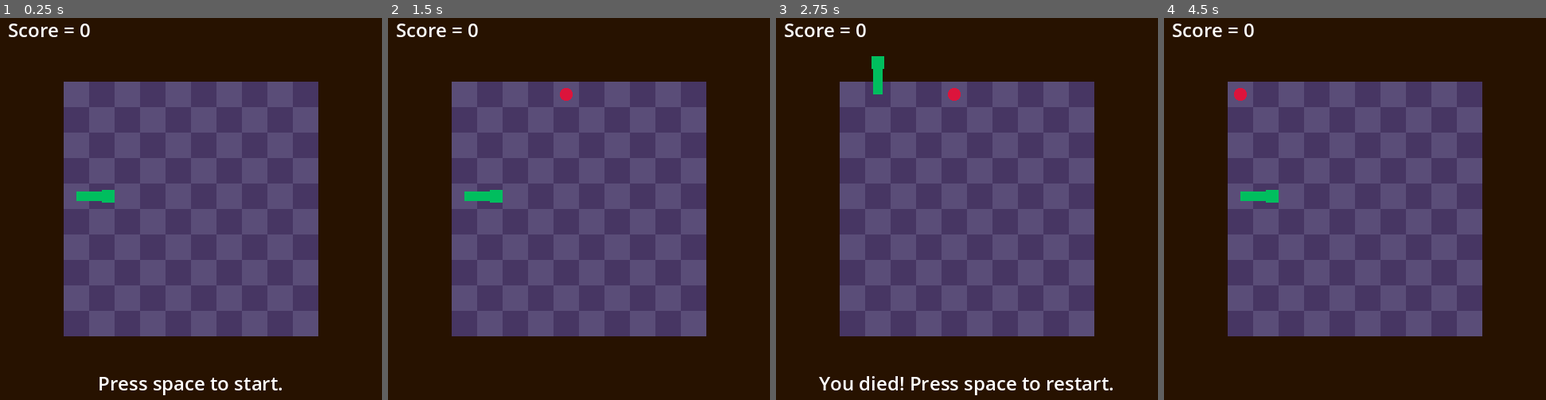
Above: before the commit, frames 1-4 (left to right).
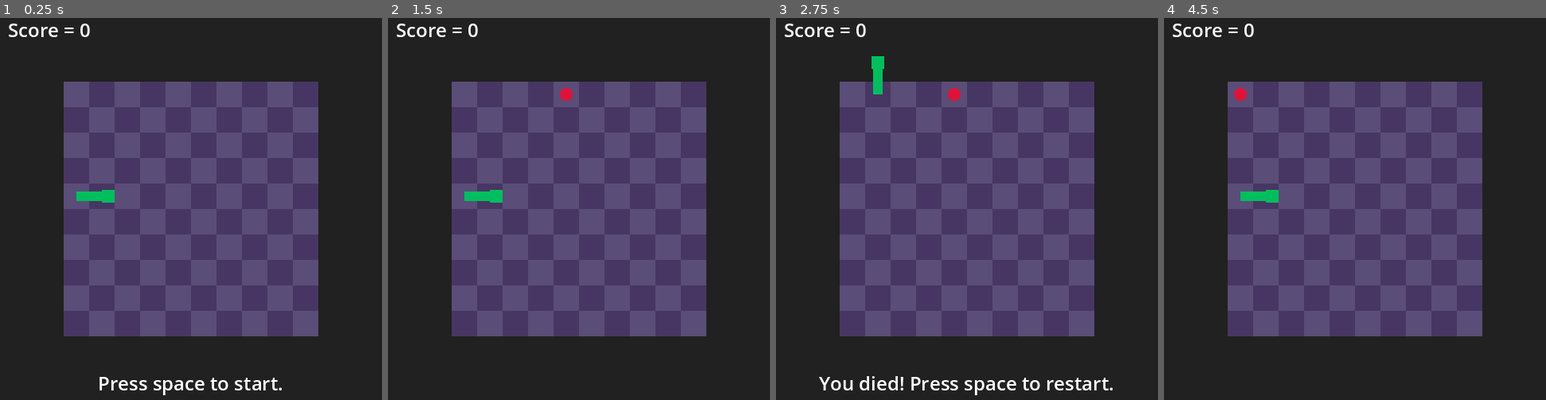
Above: after the commit, the same moments.

Repository: AlmostBiley/CoreMechanicsChallenge-Snake
Game: Godot game, scene res://snake_game.tscn
Same seed, same stepped clock (60 frames per second), same inputs: the game is played once before the commit and once after it.
Inputs:
- Up to frame 1 (0.25 s): no input
- Up to frame 2 (1.5 s): tap Enter at 0.5 s; hold D (move_right) 0.53-1.28 s; hold W (move) 0.53-1.28 s; tap Space (pause) at 1.25 s; hold S (move_down) from 1.28 s (still down); tap W (move) at 1.35 s
- Up to frame 3 (2.75 s): release S (move_down) at 2.03 s; hold D (move_right) from 2.03 s (still down); hold W (move) from 2.03 s (still down)
- Up to frame 4 (4.5 s): release W (move) at 2.78 s; tap W (move) at 2.85, 4.35 s; tap Enter at 3.5 s; release D (move_right) at 3.53 s; hold W (move) 3.53-4.28 s; hold A (move_left) from 3.53 s (still down); tap Space (pause) at 4.25 s

The runs differ from the first frame. In frame 1, 55% of the frame differs, in the area x 0-100%, y 0-100%; in frame 2, 55%; in frame 3, 54%; in frame 4, 55%.

Commit message:
New background color

Diff:
--- a/project.godot
+++ b/project.godot
@@ -75,4 +75,4 @@
 
 renderer/rendering_method="gl_compatibility"
 renderer/rendering_method.mobile="gl_compatibility"
-environment/defaults/default_clear_color=Color(0.151481, 0.0693837, 4.81308e-08, 1)
+environment/defaults/default_clear_color=Color(0.13, 0.13, 0.13, 1)
